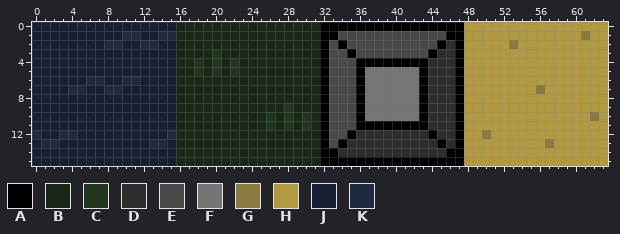
File history of a pixel-art sprite, new-game-project/assets/simple_tiles/simple_tiles.png. That is the earlier state.
The file is 64x16 pixels. Colours within 5 levels of each other are drawn and written as one.
Palette (. is transparent): A #000000  B #192816  C #21351f  D #2d2d2d  E #494949  F #757575  G #8a7a40  H #b29a43  J #151f31  K #1f2a41
After the commit:
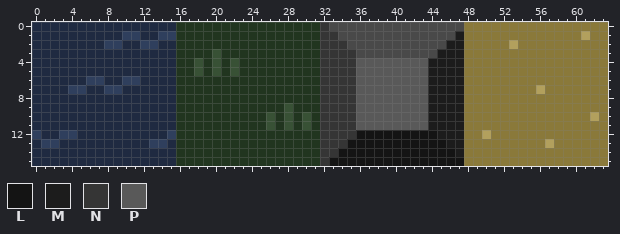
Colours new in this view: L #141414  M #1c1c1c  N #353535  P #595959
Changes in this commit:
@@ palette @@
-B #192816
+B #21351f
-C #21351f
+C #385135
-G #8a7a40
+G #b2a05d
-H #b29a43
+H #8a793a
-J #151f31
+J #1f2a41
-K #1f2a41
+K #2f3f5d
@@ x 30..49 @@
- 0 BBAAAAAAAAAAAAAAAAHH
- 1 BBAAEEEEEEEEEEEEAAHH
- 2 BBAEAEEEEEEEEEEADAHH
- 3 BBAEEAEEEEEEEEADDAHH
- 4 BBAEEEAAAAAAAADDDAHH
- 5 BBAEEEAFFFFFFADDDAHH
- 6 BBAEEEAFFFFFFADDDAHH
- 7 BBAEEEAFFFFFFADDDAHH
- 8 BBAEEEAFFFFFFADDDAHH
- 9 BBAEEEAFFFFFFADDDAHH
-10 CBAEEEAFFFFFFADDDAHH
-11 CBAEEEAAAAAAAADDDAHH
-12 BBAEEADDDDDDDDADDAHH
-13 BBAEADDDDDDDDDDADAHH
-14 BBAADDDDDDDDDDDDAAHH
-15 BBAAAAAAAAAAAAAAAAHH
+ 0 BBNEEEEEEEEEEEEEEEHH
+ 1 BBNNEEEEEEEEEEEEEMHH
+ 2 BBNNNEEEEEEEEEEEMMHH
+ 3 BBNNNNEEEEEEEEEMMMHH
+ 4 BBNNNNPPPPPPPPMMMMHH
+ 5 BBNNNNPPPPPPPPMMMMHH
+ 6 BBNNNNPPPPPPPPMMMMHH
+ 7 BBNNNNPPPPPPPPMMMMHH
+ 8 BBNNNNPPPPPPPPMMMMHH
+ 9 BBNNNNPPPPPPPPMMMMHH
+10 CBNNNNPPPPPPPPMMMMHH
+11 CBNNNNPPPPPPPPMMMMHH
+12 BBNNNNLLLLLLLLLMMMHH
+13 BBNNNLLLLLLLLLLLMMHH
+14 BBNNLLLLLLLLLLLLLMHH
+15 BBNLLLLLLLLLLLLLLLHH
